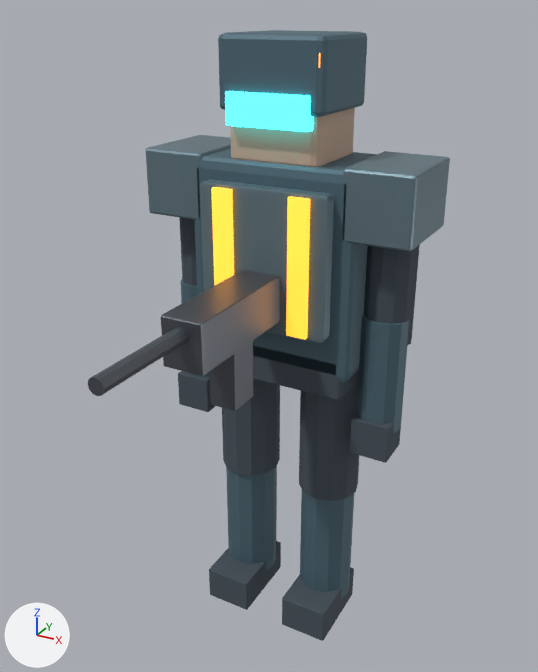
One commit to the glTF model godot_project/assets/models/operative.glb: the scene before it, then after it.
One viewpoint serves both versions: a 50 mm camera at (0.992, -1.948, 1.978) aimed at (0.033, -0.204, 1.106). Lighting does not change. The marker at lower left points along +X, +Y and +Z. The picture after the commit comes second. Where no turn or scale is listed for an object, it has been applied to the vertices.

The first picture shows 'Barrel', 'Belt', 'Chest', 'ChestPlate', 'ForearmR', 'Helmet', 'LowerLegR', 'Magazine', 'Receiver', 'Shoulder', 'Shoulder.001', 'Skull', 'UpperLegL', 'UpperLegR' and 11 more.
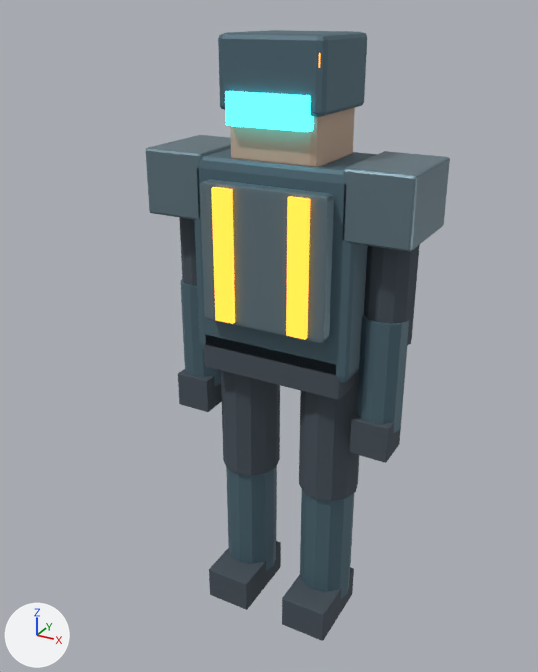
Not visible in the pictures: 'Stock'.

Boxes (x1, y1, x2, y2) around the edits, measured in the pictures (538 x 672 px):
'Receiver', deleted
    before: (161, 270, 280, 376)
'Magazine', deleted
    before: (210, 341, 253, 411)
'Barrel', deleted
    before: (88, 327, 188, 396)
'ForearmL', unchanged, uncovered by the edit
    before: (180, 279, 210, 377)
    after: (180, 279, 221, 386)

The change in detail:
Object 'Barrel' (ob_barrel) is deleted.
Object 'Magazine' (ob_magazine) is deleted.
Object 'Receiver' (ob_receiver) is deleted.
Object 'Stock' (ob_stock) is deleted.
